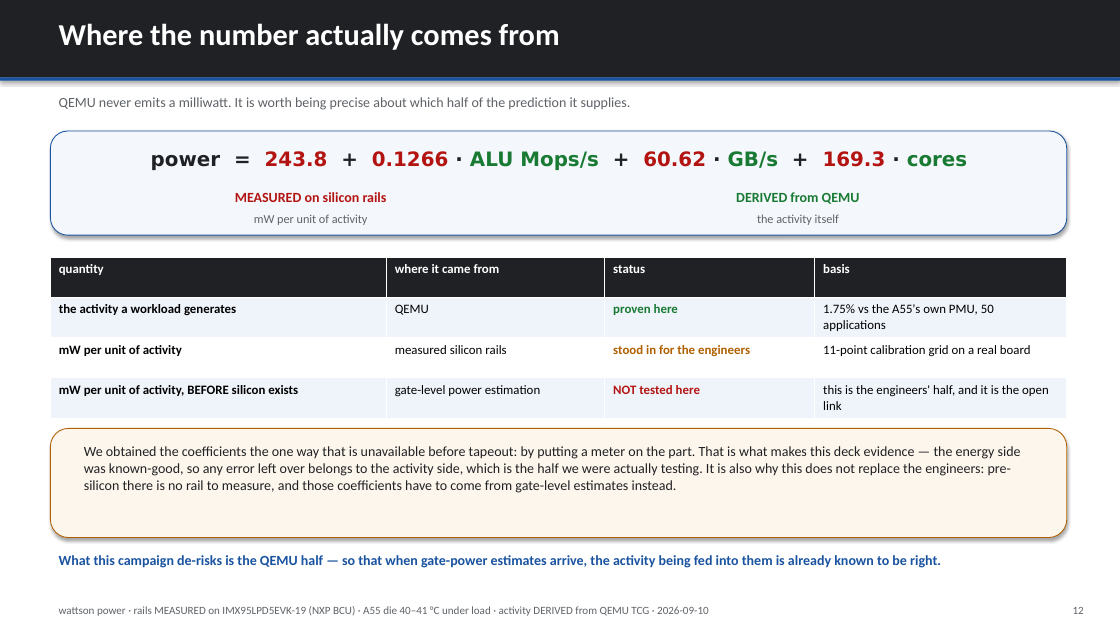
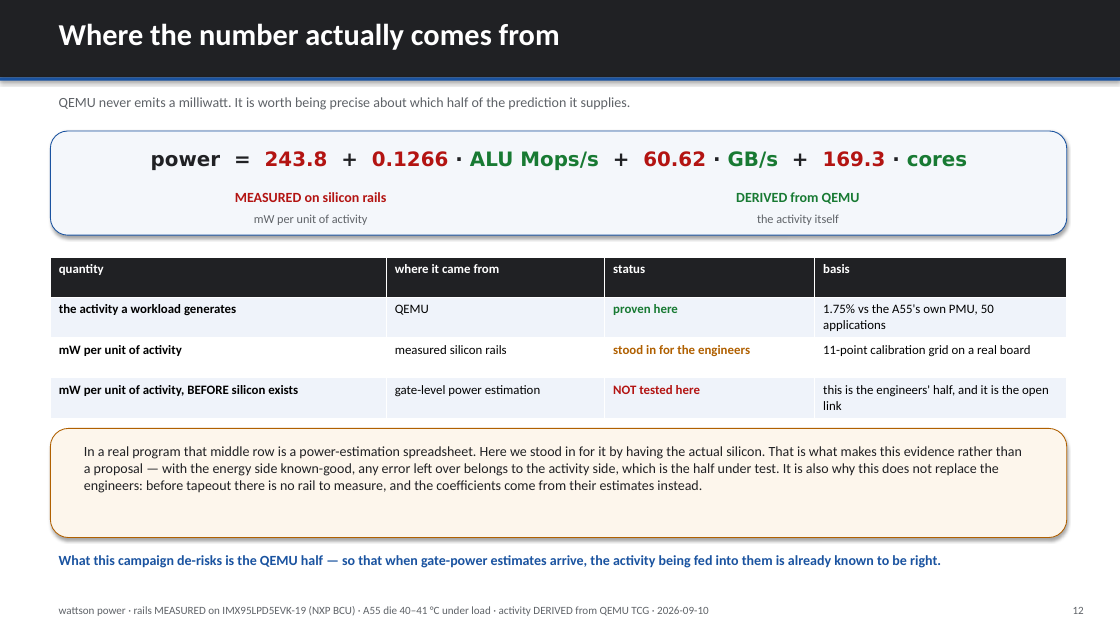
Before and after one commit to kylefoxaustin/wattson, a slide deck: slide 12 of xcheck/wattson-power.pptx. Drawn at 1120x630 pixels with LibreOffice and Linux fonts; fonts in the diff are those of the drawing. Boxes give left, top, right and bottom in pixels: in the first picture for what was removed or moved away, otherwise in the second. Text is boxed around its words. In the diff, an @@ line names an element or a change of style, - is before the commit and + after.

```diff
--- a/xcheck/wattson-power.pptx
+++ b/xcheck/wattson-power.pptx
@@ text at (84, 446, 1022, 493): text changed @@
-We obtained the coefficients the one way that is unavailable before tapeout: by putting a meter on the part. That is what makes this deck evidence — the energy side was known-good, so any error left over belongs to the activity side, which is the half we were actually testing. It is also why this does not replace the engineers: pre-silicon there is no rail to measure, and those coefficients have to come from gate-level estimates instead.
+In a real program that middle row is a power-estimation spreadsheet. Here we stood in for it by having the actual silicon. That is what makes this evidence rather than a proposal — with the energy side known-good, any error left over belongs to the activity side, which is the half under test. It is also why this does not replace the engineers: before tapeout there is no rail to measure, and the coefficients come from their estimates instead.
```
Also in this commit, not shown: 1 other slide changed, 1 slide added, 4 other files.
